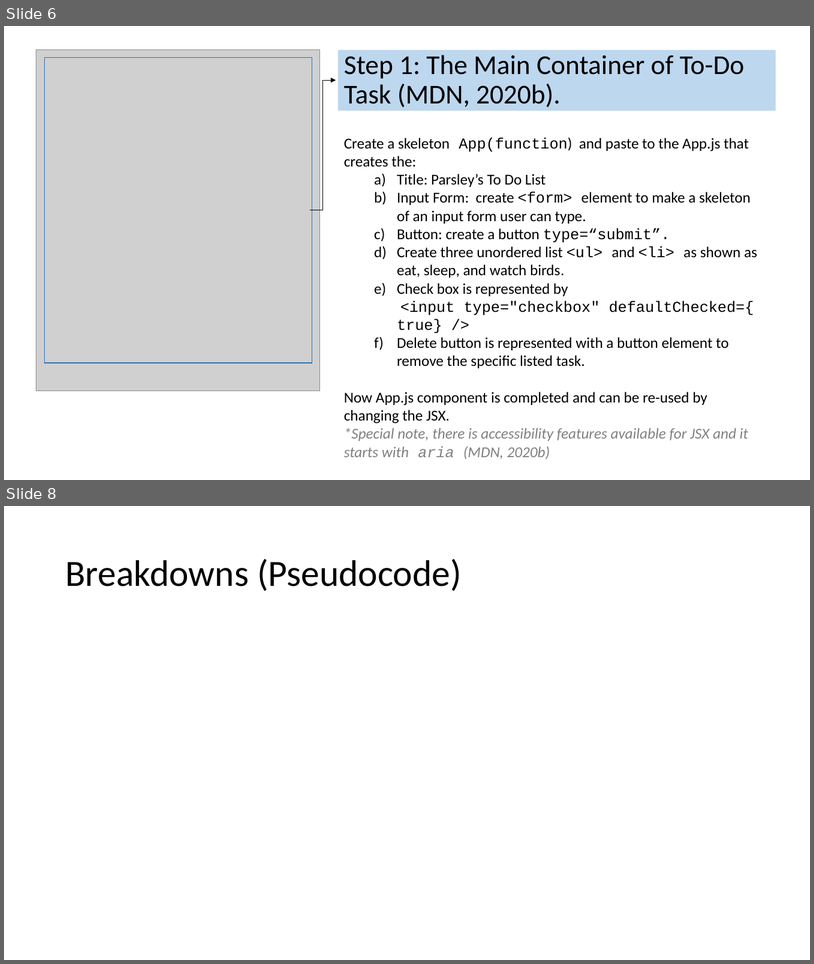
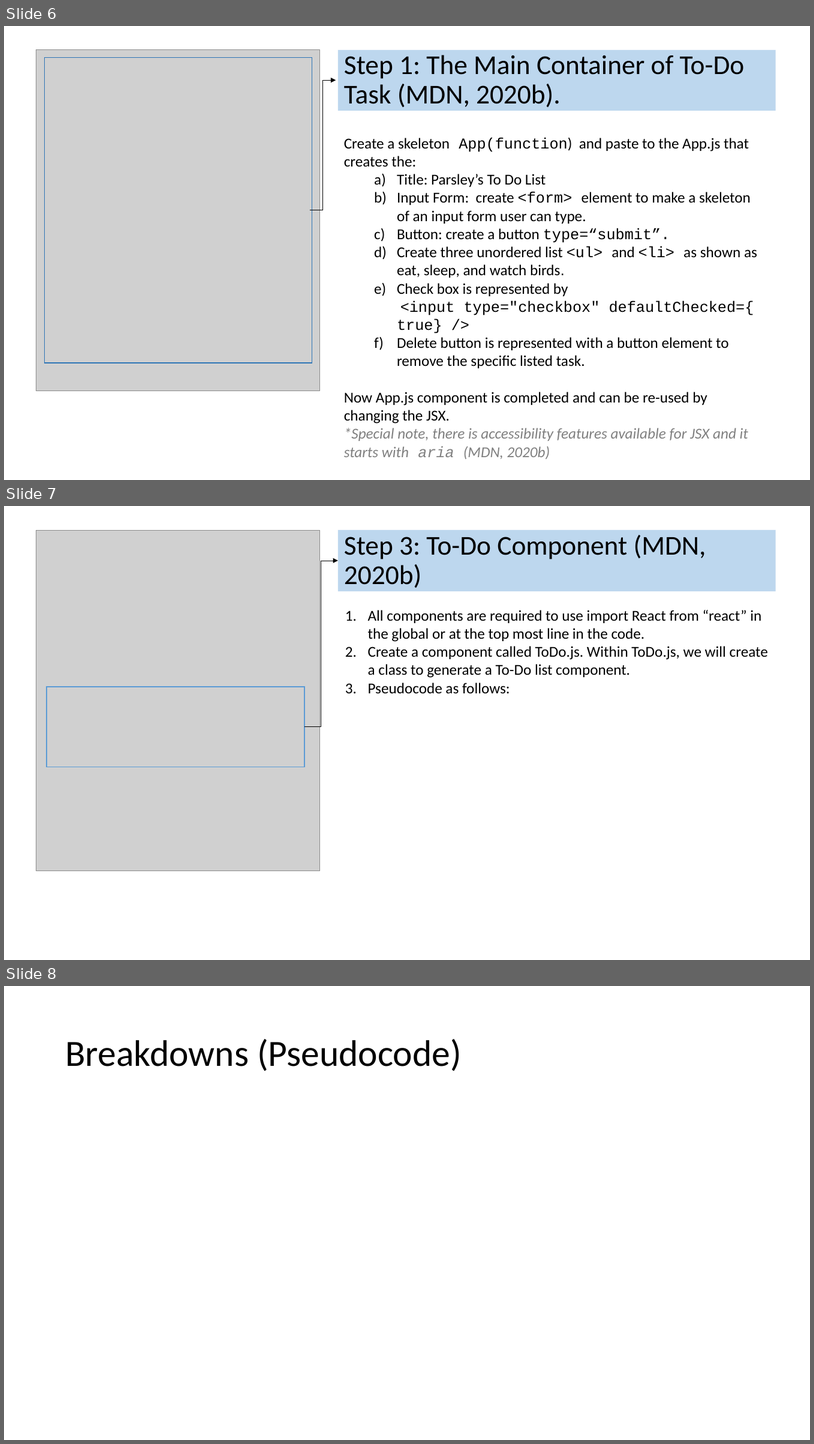
Before and after one commit to jia-von/react-app-planning-assignment, a slide deck: To-Do-App-Illustrations/React To-Do Planning Assignment.pptx. Shown one above the other, each under a label of ours: slides 6 and 8 before the commit, slides 6, 7 and 8 after it; the slides between them are not shown. The pictures are 814x964 and 814x1444 pixels, drawn with LibreOffice and Linux fonts; fonts in the diff are those of the drawing; grey boxes stand for pictures. Boxes give left, top, right and bottom in pixels: in the first picture for what was removed or moved away, otherwise in the second. Text is boxed around its words. In the diff, an @@ line names an element or a change of style, - is before the commit and + after.

Commit message:
added class for component ToDo

```diff
--- a/To-Do-App-Illustrations/React To-Do Planning Assignment.pptx
+++ b/To-Do-App-Illustrations/React To-Do Planning Assignment.pptx
@@ slide 7 added at (4, 506, 810, 960), background #FFFFFF @@
@@ picture added at (36, 530, 320, 871) @@
@@ title added at (338, 529, 776, 591), fill #BDD7EE, 32.4 pt, text #000000 @@
+Step 3: To-Do Component (MDN, 2020b)
@@ elbow arrow added from (305, 727) to (338, 561), #000000 0.5 pt @@
@@ text added at (368, 610, 768, 694), 18 pt, text #000000 @@
+1. All components are required to use import React from “react” in the global or at the top most line in the code.
+2. Create a component called ToDo.js. Within ToDo.js, we will create a class to generate a To-Do list component.
+3. Pseudocode as follows:
@@ rectangle added at (47, 686, 305, 767), outline #5B9BD5 1 pt @@
```
Also in this commit, not shown: 3 slides changed, 1 slide removed, 3 other files.
